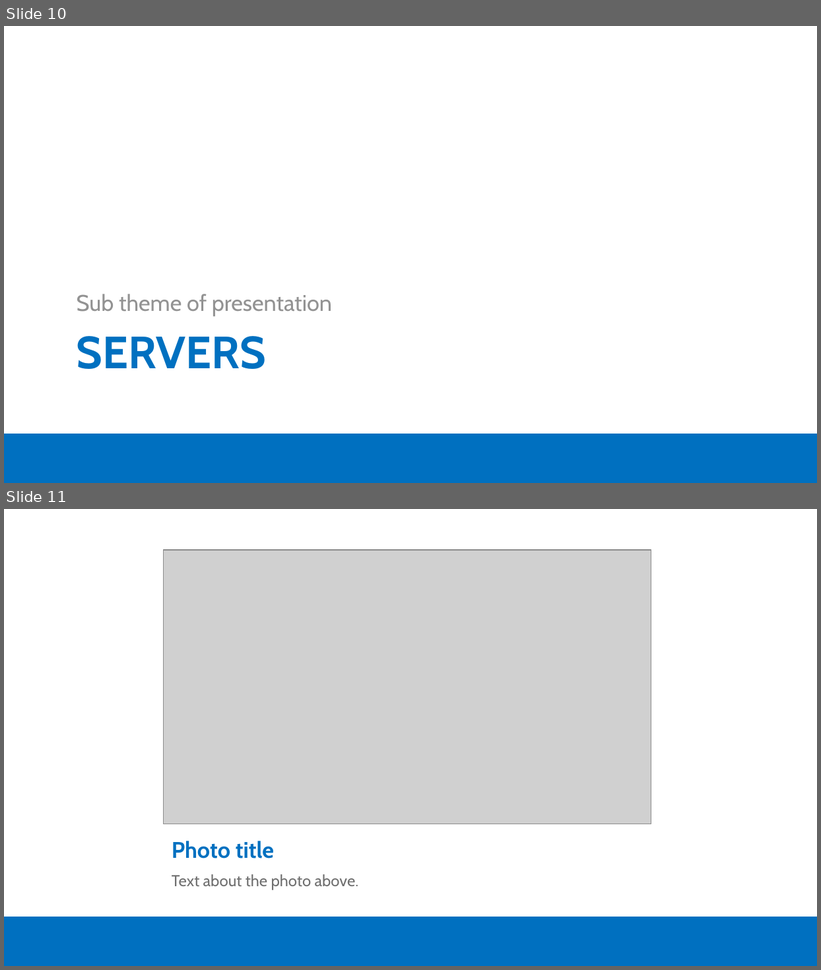
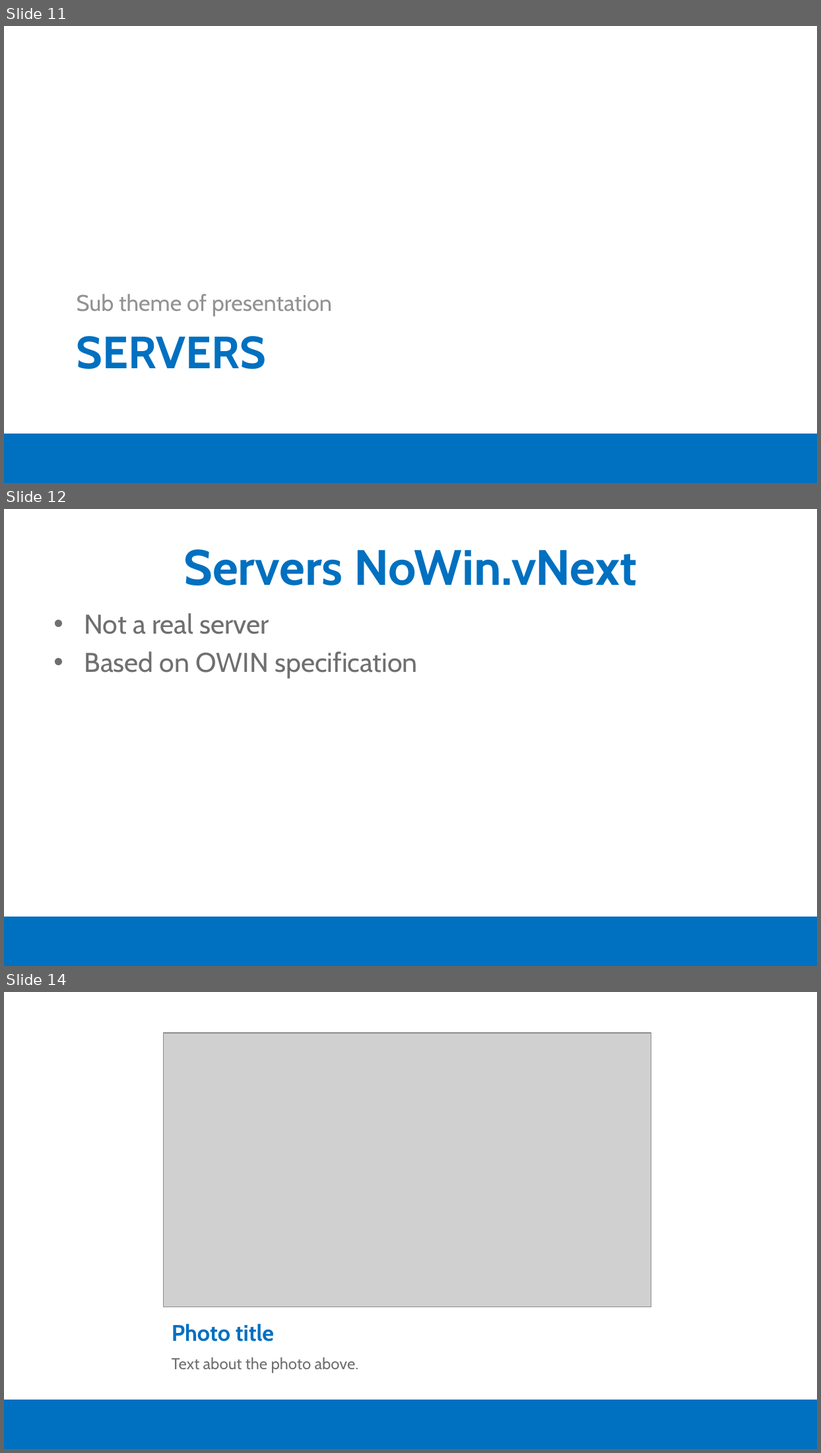
Before and after one commit to moljac/ASP.net.v5-AKA-vNext-Windays15, a slide deck: talk/Windays15 - ASP.net v.5 (vNext) on Linux and Mac OSX.pptx. Shown one above the other, each under a label of ours: slides 10 and 11 before the commit, slides 11, 12 and 14 after it; the slides between them are not shown. The pictures are 821x970 and 821x1453 pixels, drawn with LibreOffice and Linux fonts; fonts in the diff are those of the drawing; grey boxes stand for pictures; background and template pictures are left out. Boxes give left, top, right and bottom in pixels: in the first picture for what was removed or moved away, otherwise in the second. Text is boxed around its words. In the diff, an @@ line names an element or a change of style, - is before the commit and + after.

```diff
--- a/talk/Windays15 - ASP.net v.5 (vNext) on Linux and Mac OSX.pptx
+++ b/talk/Windays15 - ASP.net v.5 (vNext) on Linux and Mac OSX.pptx
@@ slide 12 added at (4, 509, 817, 966), background #FFFFFF; not listed: 1 template element that a slide beside it also shows @@
@@ title added at (184, 549, 638, 586), 44 pt, text #0070C0, bold @@
+Servers NoWin.vNext
@@ text added at (85, 613, 418, 679), 24 pt, text #6F6F6F @@
+• Not a real server
+• Based on OWIN specification
@@ what was slide 10 is now slide 11 @@
@@ what was slide 11 is now slide 14 @@
```
Also in this commit, not shown: 1 slide changed, 2 other slides added.
